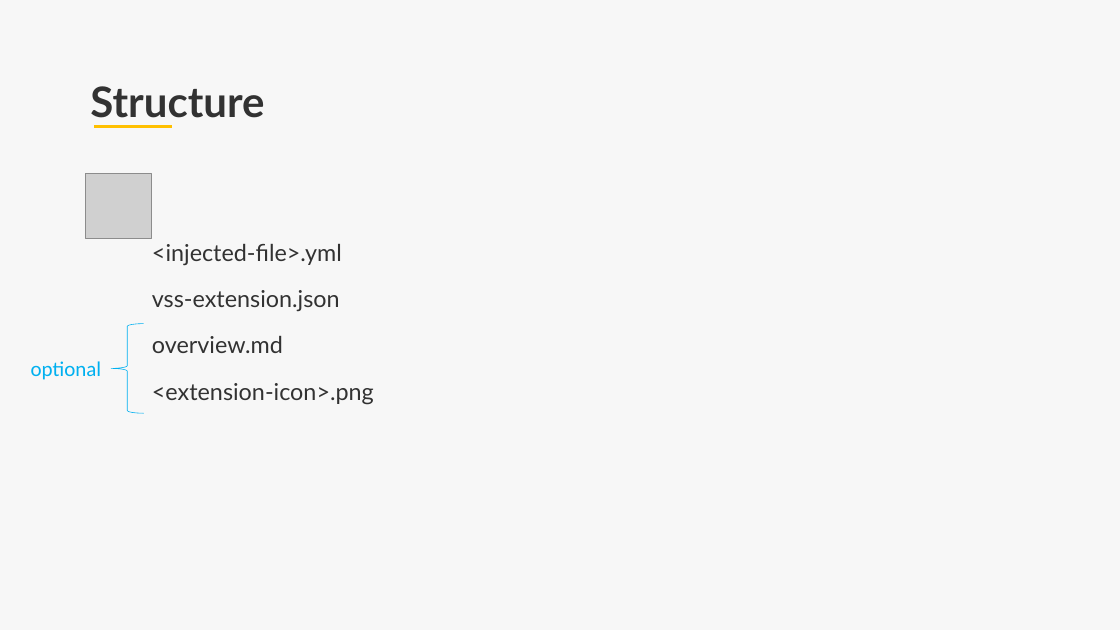
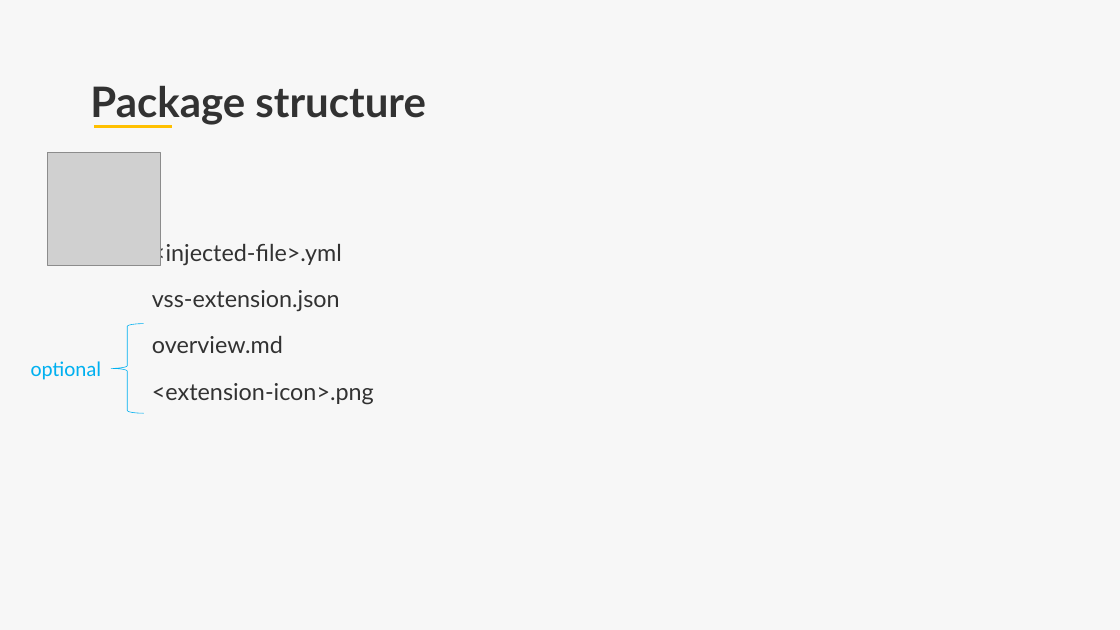
Before and after one commit to lgmorand/azure-devops-pipeline-decorators, a slide deck: slide 8 of presentation/Azure DevOps - pipeline decorators.pptx (slide 6 before the commit). Drawn at 1120x630 pixels with LibreOffice and Linux fonts; fonts in the diff are those of the drawing; grey boxes stand for pictures; background and template pictures are left out. Boxes give left, top, right and bottom in pixels: in the first picture for what was removed or moved away, otherwise in the second. Text is boxed around its words. In the diff, an @@ line names an element or a change of style, - is before the commit and + after.

Commit message:
presentation is finished

```diff
--- a/presentation/Azure DevOps - pipeline decorators.pptx
+++ b/presentation/Azure DevOps - pipeline decorators.pptx
@@ text at bbox=[90, 85, 425, 125]: text changed @@
-Structure
+Package structure
@@ picture: place and size @@
-picture at bbox=[86, 173, 151, 239]
+picture at bbox=[48, 152, 160, 265]
```
Also in this commit, not shown: 2 other slides changed, 13 slides added, 6 slides removed.
